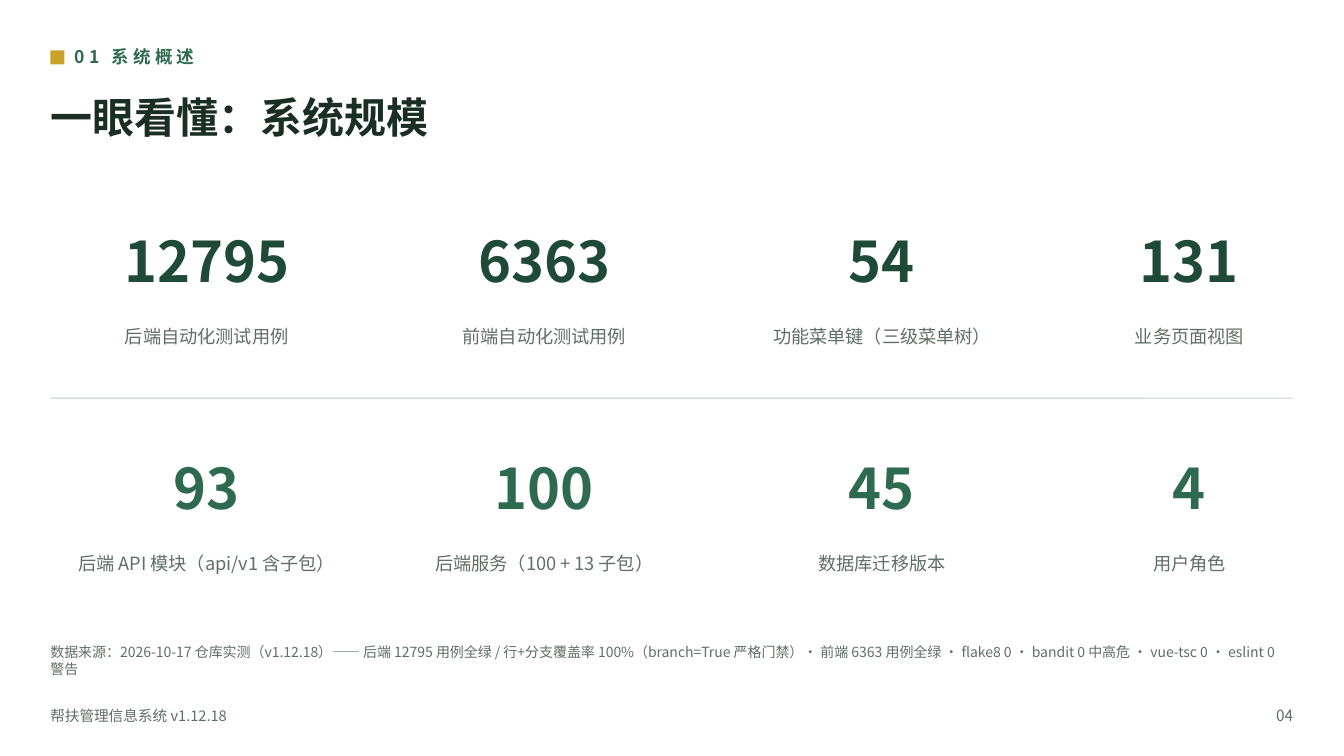
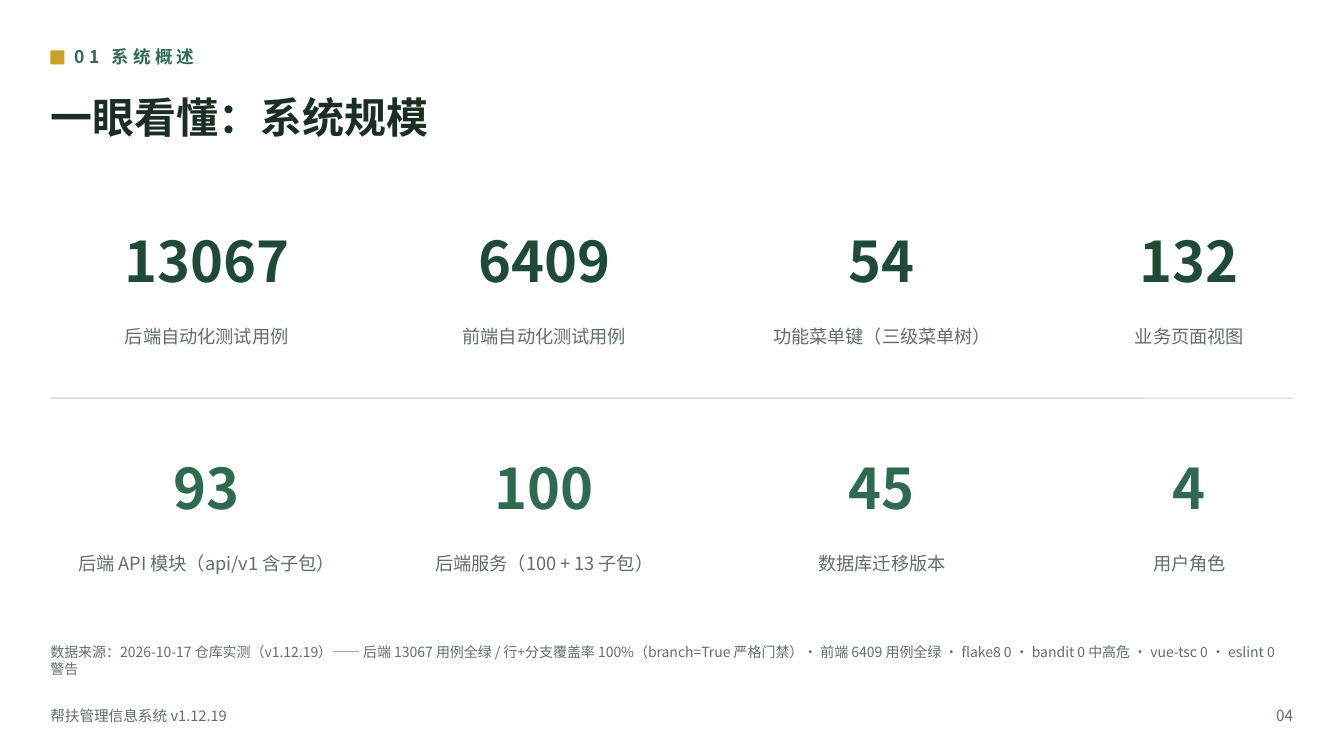
Before and after one commit to lzh745200/MRRS, a slide deck: slide 6 of docs/帮扶管理信息系统介绍.pptx. Drawn at 1344x756 pixels with LibreOffice and Linux fonts; fonts in the diff are those of the drawing. Boxes give left, top, right and bottom in pixels: in the first picture for what was removed or moved away, otherwise in the second. Text is boxed around its words. In the diff, an @@ line names an element or a change of style, - is before the commit and + after.

Commit message:
docs(release): 同步 v1.12.19 口径（后端 13,067 / 前端 6,409）与 PPT 数字
- README 质量指标与测试体系：后端 12,795→13,067（664 文件）、前端 6,363→6,409（303 文件）、
  覆盖率语句/分支 40546/9880→41503/10118、Alembic 47→50 版本、v1.12.18→v1.12.19
- CHANGELOG [1.12.19] 用例口径校正为实测值
- PPT 41 页同步：版本号 36 处、用例数、测试总数 19,476、测试文件 303、视图 132
- 收录 W18 深度探测证据（.scratch/w18-deep-probe/：数据完整性/离线运行探测脚本与结论）

```diff
--- a/docs/帮扶管理信息系统介绍.pptx
+++ b/docs/帮扶管理信息系统介绍.pptx
@@ text at [124,239,289,283]: text changed @@
-12795
+13067
@@ text at [478,239,610,283]: text changed @@
-6363
+6409
@@ text at [1140,239,1239,283]: text changed @@
-131
+132
@@ text at [50,645,1275,675]: text changed @@
-数据来源：2026-10-17 仓库实测（v1.12.18）—— 后端 12795 用例全绿 / 行+分支覆盖率 100%（branch=True 严格门禁）· 前端 6363 用例全绿 · flake8 0 · bandit 0 中高危 · vue-tsc 0 · eslint 0 警告
+数据来源：2026-10-17 仓库实测（v1.12.19）—— 后端 13067 用例全绿 / 行+分支覆盖率 100%（branch=True 严格门禁）· 前端 6409 用例全绿 · flake8 0 · bandit 0 中高危 · vue-tsc 0 · eslint 0 警告
@@ text at [50,708,227,722]: text changed @@
-帮扶管理信息系统 v1.12.18
+帮扶管理信息系统 v1.12.19
```
Also in this commit, not shown: 35 other slides changed, 4 other files.
